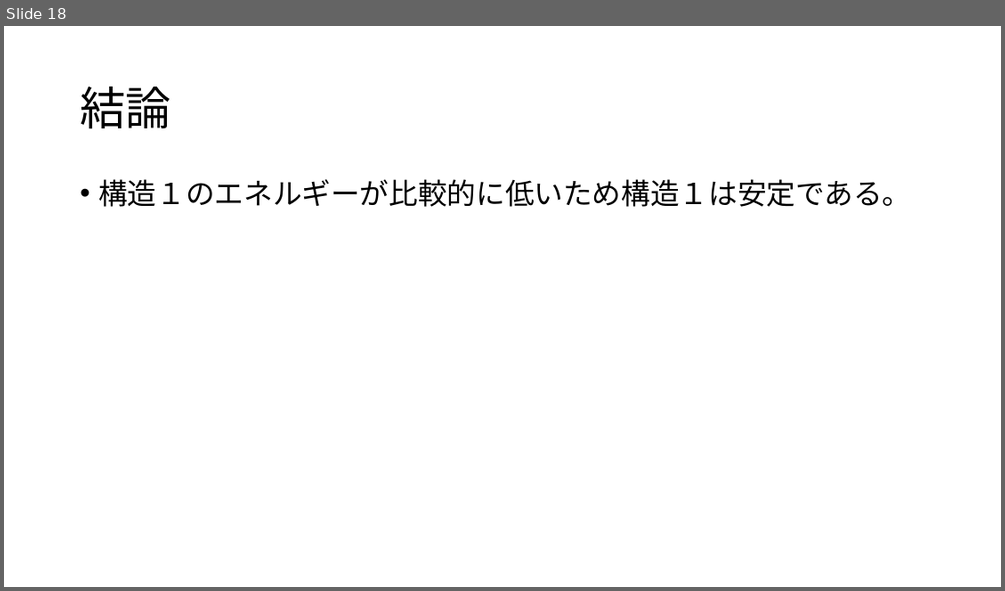
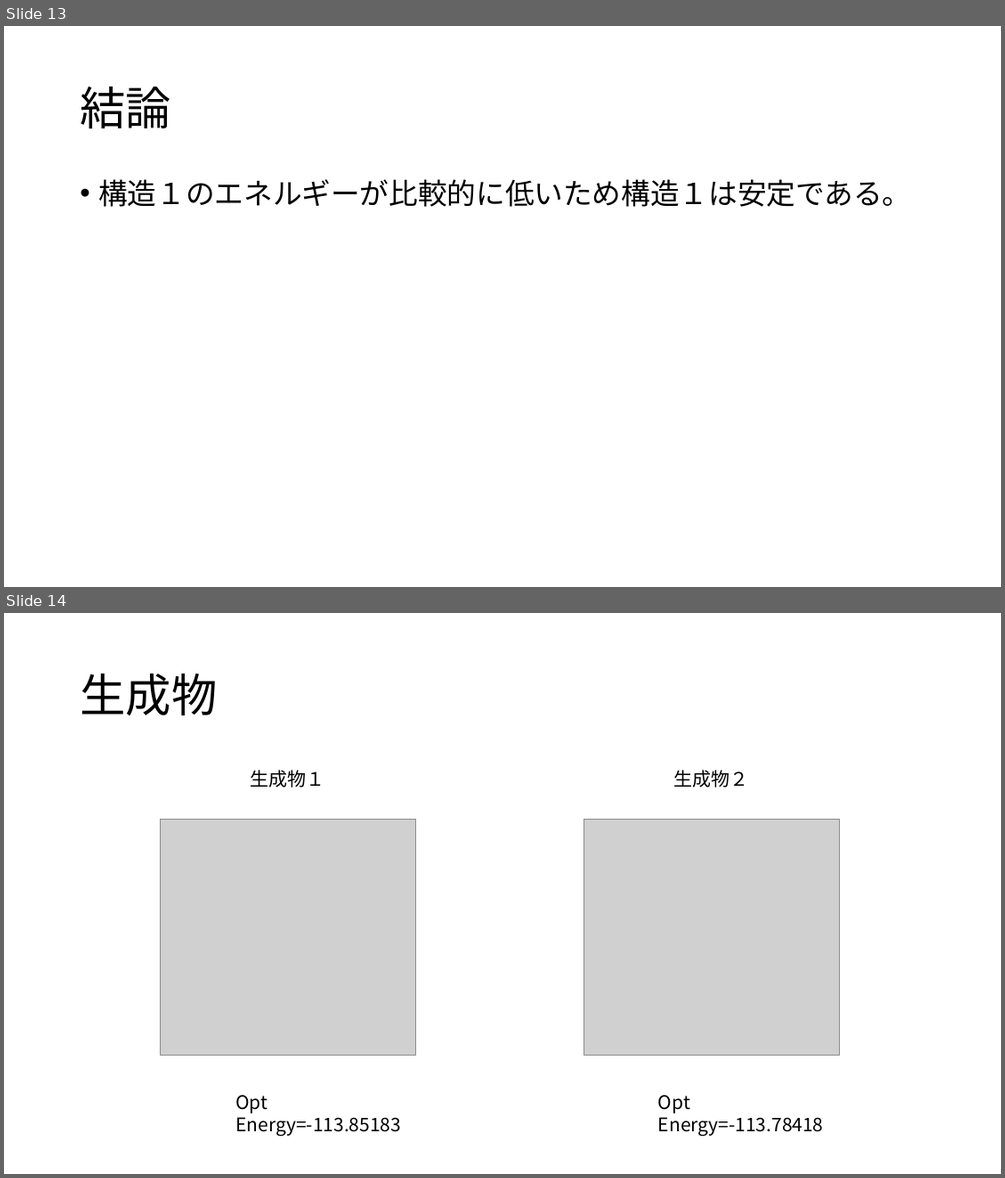
Before and after one commit to tabiseal/Qpcdata, a slide deck: 20230623pre.pptx. Shown one above the other, each under a label of ours: slide 18 before the commit, slides 13 and 14 after it. The pictures are 1005x591 and 1005x1178 pixels, drawn with LibreOffice and Linux fonts; fonts in the diff are those of the drawing; grey boxes stand for pictures. Boxes give left, top, right and bottom in pixels: in the first picture for what was removed or moved away, otherwise in the second. Text is boxed around its words. In the diff, an @@ line names an element or a change of style, - is before the commit and + after.

```diff
--- a/20230623pre.pptx
+++ b/20230623pre.pptx
@@ slide 14 added at <box>4,613,1001,1174</box>, background #FFFFFF @@
@@ title added at <box>80,674,217,715</box>, 44 pt, text #000000 @@
+生成物
@@ text added at <box>251,770,325,787</box>, 18 pt, text #000000 @@
+生成物１
@@ text added at <box>674,770,749,787</box>, 18 pt, text #000000 @@
+生成物２
@@ picture added at <box>161,819,416,1055</box> @@
@@ picture added at <box>584,819,840,1055</box> @@
@@ text added at <box>235,1094,401,1135</box>, 18 pt, text #000000 @@
+Opt Energy=-113.85183
@@ text added at <box>658,1094,824,1135</box>, 18 pt, text #000000 @@
+Opt Energy=-113.78418
@@ what was slide 18 is now slide 13 @@
```
Also in this commit, not shown: 5 slides changed, 3 other slides added, 9 slides removed.
